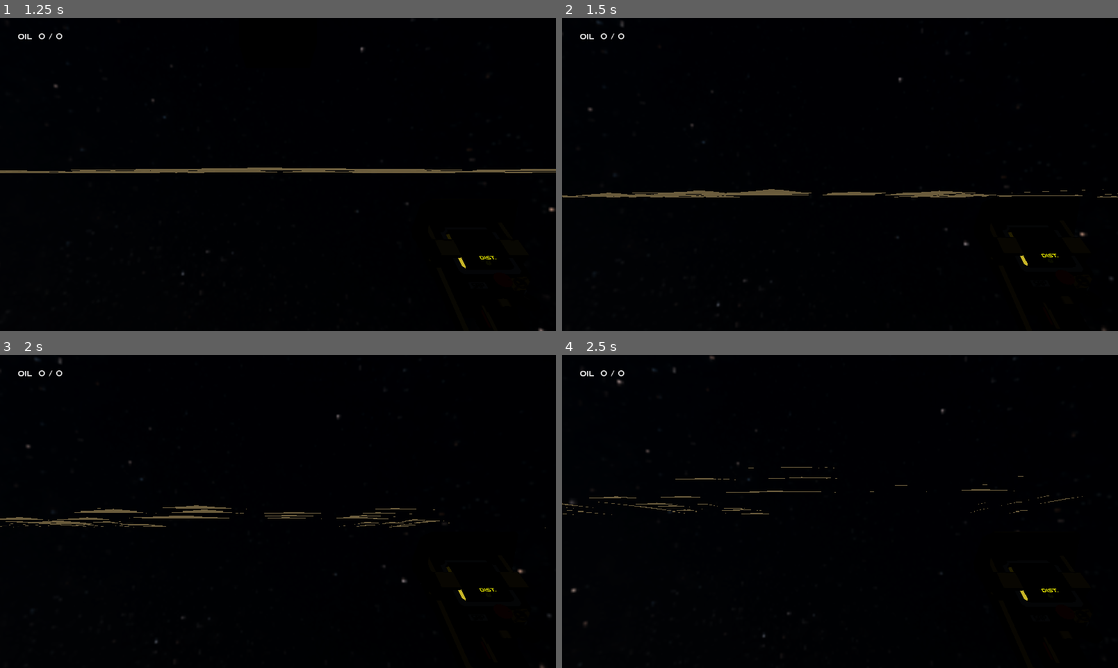
Above: before the commit, frames 1-4 (two rows, left to right).
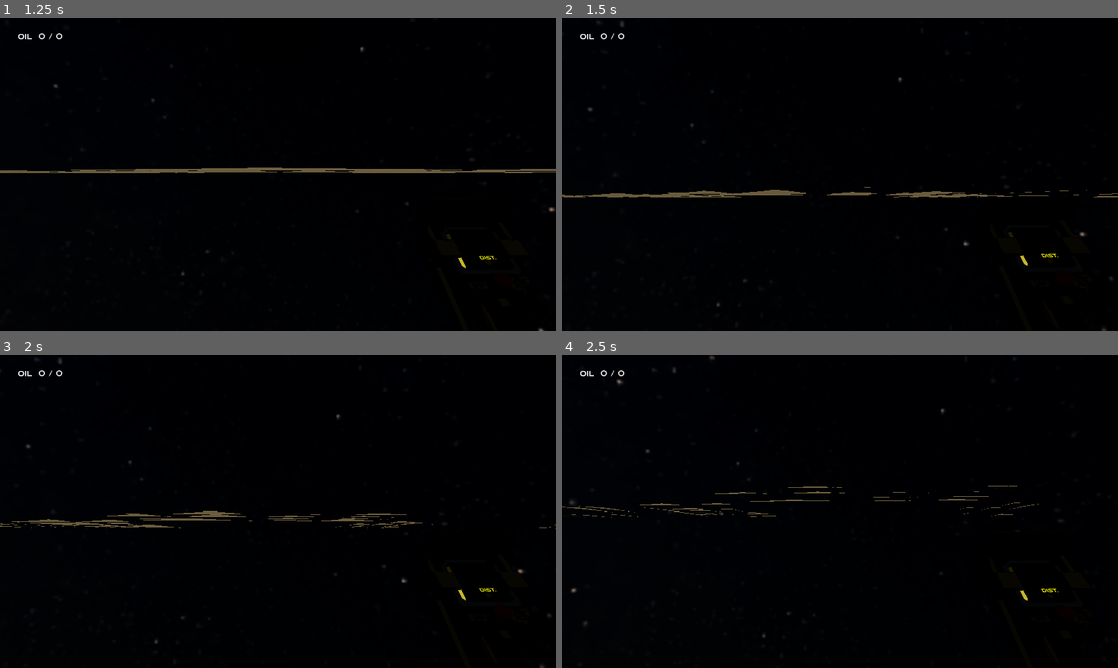
Above: after the commit, the same moments.

Repository: drussillo/Planet-Prospectors
Game: Godot game, scene res://scenes/main_menu.tscn
Same seed, same stepped clock (60 frames per second), same inputs: the game is played once before the commit and once after it.
Inputs (mouse positions are in pixels of both pictures, inside the frame that each line leads up to):
- Up to frame 1 (1.25 s): click "PLAY" at 0.5 s
- Up to frame 2 (1.5 s): move the mouse to (867, 174) at 1.27 s; hold W (forward) from 1.28 s (still down); hold F (interact) from 1.28 s (still down)
- Up to frame 3 (2 s): keep holding W (forward); keep holding F (interact); tap Space (jump) at 1.52 s
- Up to frame 4 (2.5 s): keep holding W (forward); move the mouse to (812, 511) at 2.02 s; release F (interact) at 2.03 s; tap E (scan) at 2.1 s; tap Space (jump) at 2.27 s

Frame 1 is identical in both runs. In frame 2, 0.3% of the frame differs, in the area x 0-100%, y 54-58%; in frame 3, 1.3%, in the area x 0-100%, y 48-56%; in frame 4, 0.7%.

Commit message:
Added footstep sounds when walking

Diff:
--- a/planet-prospectors/scenes/player.tscn
+++ b/planet-prospectors/scenes/player.tscn
@@ -3,6 +3,7 @@
 [ext_resource type="Script" uid="uid://u2n20ou62y4e" path="res://scripts/player.gd" id="1_4flbx"]
 [ext_resource type="Script" uid="uid://ddy4lwod8fyf" path="res://scripts/playeraim.gd" id="2_g2els"]
 [ext_resource type="PackedScene" uid="uid://bosb4ew6hsy4d" path="res://scenes/scanner.tscn" id="3_qhqgy"]
+[ext_resource type="AudioStream" uid="uid://cb2vebk3evdwj" path="res://assets/sounds/sand_steps.wav" id="4_dqkch"]
 
 [sub_resource type="CapsuleShape3D" id="CapsuleShape3D_sh265"]
 
@@ -26,3 +27,6 @@
 
 [node name="Scanner" parent="Head" unique_id=1623196957 instance=ExtResource("3_qhqgy")]
 transform = Transform3D(0.045, 0, 0, 0, 0.035127718, -0.028125497, 0, 0.028125497, 0.035127718, 0.2556881, 0.36507463, -0.43728054)
+
+[node name="footsteps" type="AudioStreamPlayer3D" parent="." unique_id=1821208159]
+stream = ExtResource("4_dqkch")
--- a/planet-prospectors/scripts/player.gd
+++ b/planet-prospectors/scripts/player.gd
@@ -4,7 +4,7 @@
 signal oil_changed(current, objective)
 
 #const SPEED = 4.0
-const SPEED = 40.0 # debug speed
+const SPEED = 10.0 # debug speed
 const JUMP_VELOCITY = 4.5
 const MOUSE_SENS = 0.001
 
@@ -54,7 +54,10 @@
 			if distance > head_distance/12:
 				head_bob_speed *= -1
 			$Head.position.y += head_bob_speed
+			if !$footsteps.playing:
+				$footsteps.play()
 	else:
+		$footsteps.stop()
 		velocity.x = move_toward(velocity.x, 0, SPEED)
 		velocity.z = move_toward(velocity.z, 0, SPEED)
 		if is_on_floor():
Not shown, added: planet-prospectors/assets/sounds/drill_place.wav.import
Not shown, added: planet-prospectors/assets/sounds/sand_steps.wav.import
Not shown, added: planet-prospectors/assets/sounds/drill_place.wav
Not shown, added: planet-prospectors/assets/sounds/sand_steps.wav
